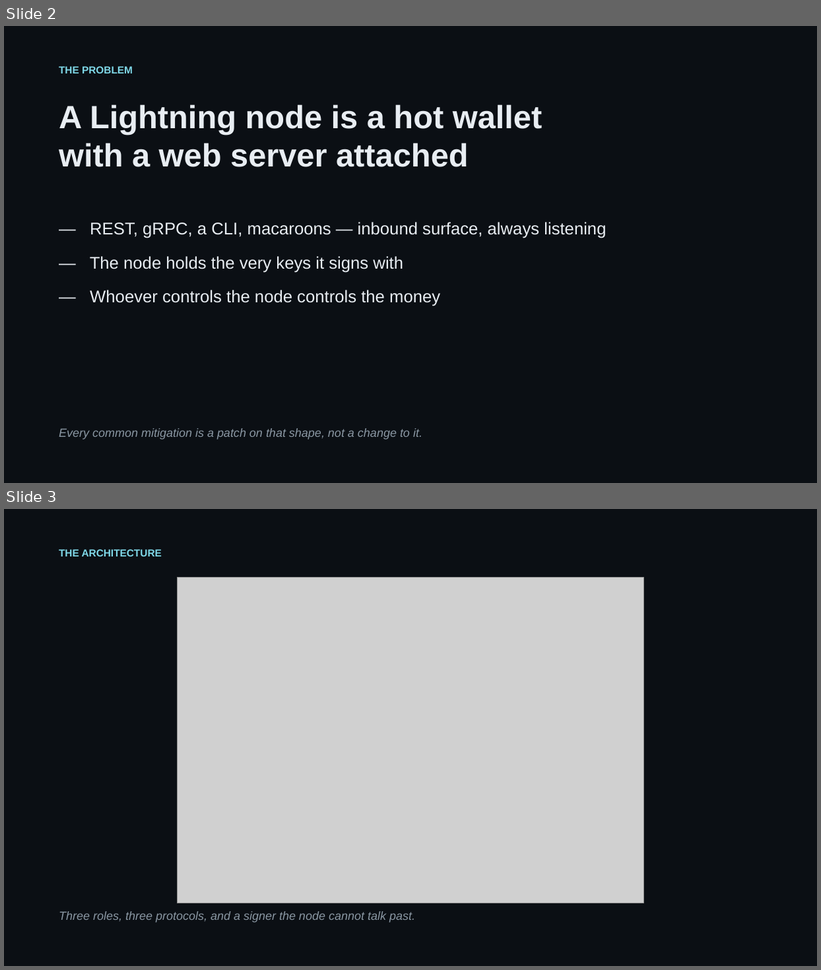
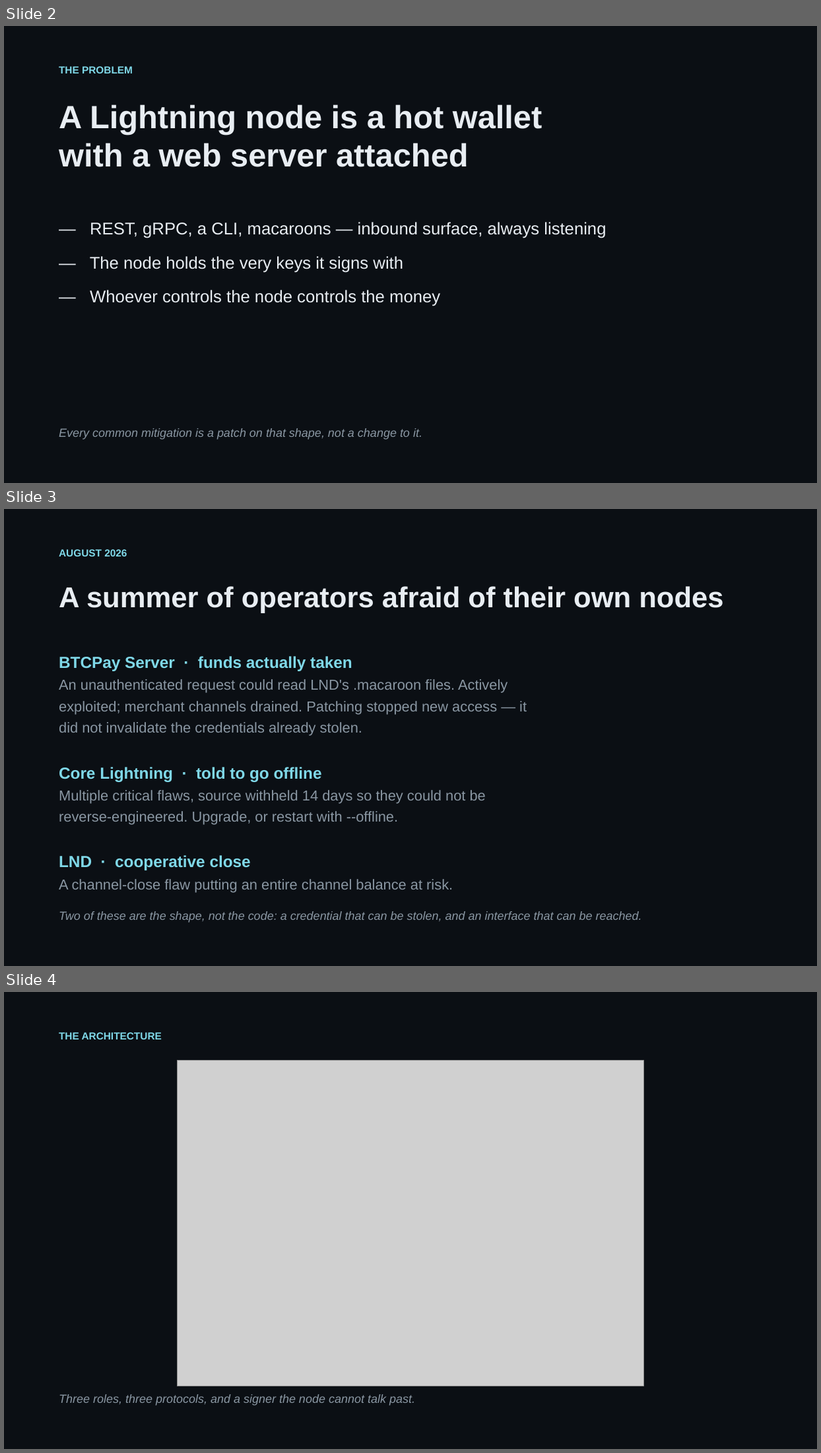
Before and after one commit to DarkWebDivingClub/dln-node, a slide deck: doc/diamond-lightning-node.pptx. Shown one above the other, each under a label of ours: slides 2 and 3 before the commit, slides 2, 3 and 4 after it. The pictures are 821x970 and 821x1453 pixels, drawn with LibreOffice and Linux fonts; fonts in the diff are those of the drawing; grey boxes stand for pictures. Boxes give left, top, right and bottom in pixels: in the first picture for what was removed or moved away, otherwise in the second. Text is boxed around its words. In the diff, an @@ line names an element or a change of style, - is before the commit and + after.

Commit message:
Add the August 2026 incidents to the deck
The problem slide asserted that a node is a hot wallet with a web server
attached. This summer supplied the evidence, so the deck now shows it
rather than claiming it.

BTCPay Server: an unauthenticated request could read LND macaroon files,
actively exploited, merchant channels drained — and patching did not
invalidate the credentials already taken. Core Lightning: multiple
critical flaws, source withheld fourteen days, operators told to upgrade
or run offline. LND: a cooperative-close flaw risking a whole channel
balance.

Two of the three are the shape rather than the code — a credential that
can be stolen, and an interface that can be reached. That is the part
this architecture answers, and the deck says only that.

```diff
--- a/doc/diamond-lightning-node.pptx
+++ b/doc/diamond-lightning-node.pptx
@@ slide 3 added at <box>4,509,817,966</box>, background #FFFFFF @@
@@ rectangle added at <box>4,509,817,966</box>, fill #0B0F14 @@
@@ text added at <box>59,549,127,557</box>, 12 pt, text #7FD8E8, bold @@
+AUGUST 2026
@@ text added at <box>59,586,723,613</box>, 34 pt, text #E8EDF2, bold @@
+A summer of operators afraid of their own nodes
@@ text added at <box>59,656,527,892</box>, 17 pt, text #8A97A3 @@
+BTCPay Server · funds actually taken
+An unauthenticated request could read LND's .macaroon files. Actively
+exploited; merchant channels drained. Patching stopped new access — it
+did not invalidate the credentials already stolen.
+Core Lightning · told to go offline
+Multiple critical flaws, source withheld 14 days so they could not be
+reverse-engineered. Upgrade, or restart with --offline.
+LND · cooperative close
+A channel-close flaw putting an entire channel balance at risk.
@@ text added at <box>59,912,642,923</box>, 14 pt, text #8A97A3, italic @@
+Two of these are the shape, not the code: a credential that can be stolen, and an interface that can be reached.
@@ what was slide 3 is now slide 4 @@
```
